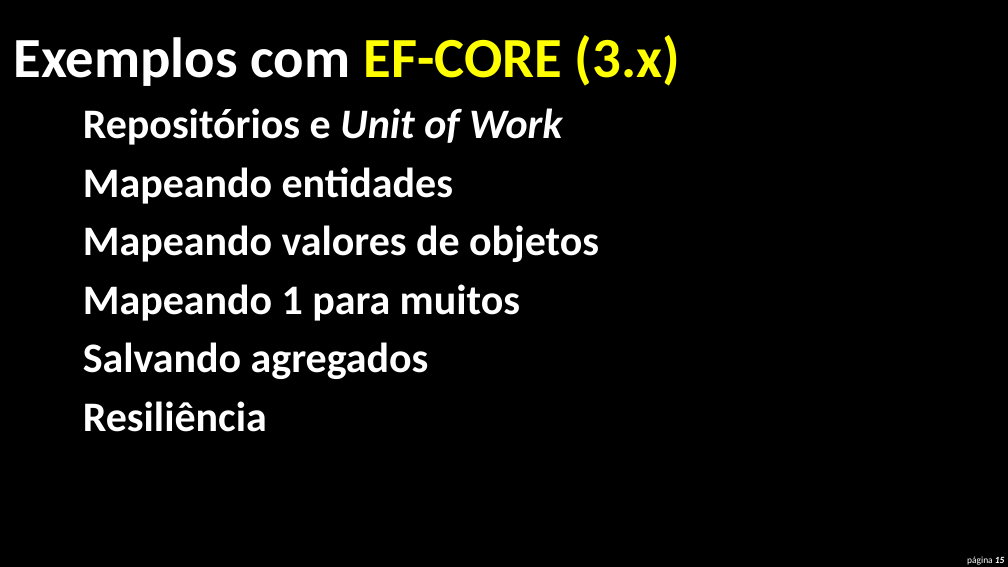
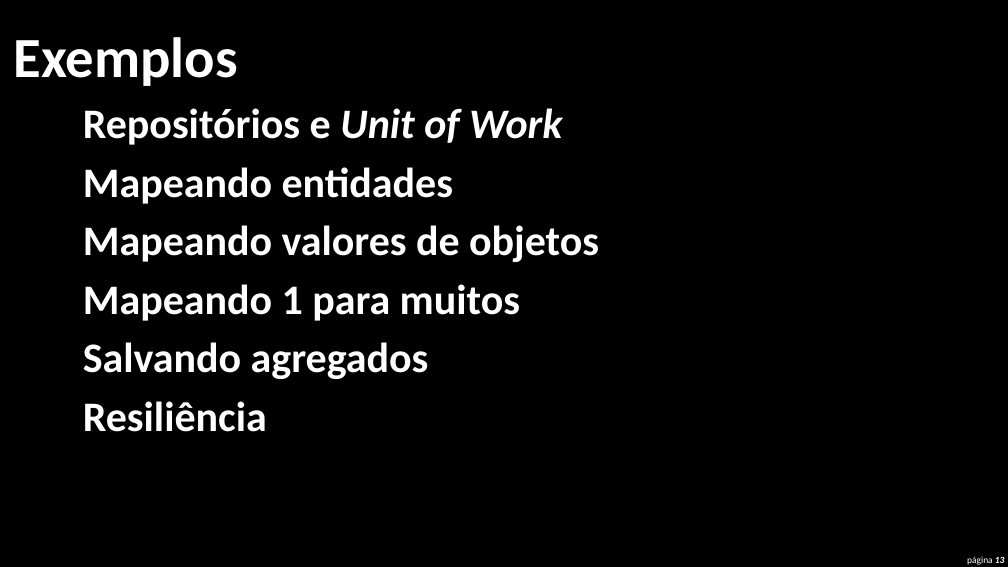
Before and after one commit to RSNUG-ORG/rsnug-6, a slide deck: slide 13 of RSNUG6.pptx (slide 15 before the commit). Drawn at 1008x567 pixels with LibreOffice and Linux fonts; fonts in the diff are those of the drawing. Boxes give left, top, right and bottom in pixels: in the first picture for what was removed or moved away, otherwise in the second. Text is boxed around its words. In the diff, an @@ line names an element or a change of style, - is before the commit and + after.

```diff
--- a/RSNUG6.pptx
+++ b/RSNUG6.pptx
@@ text at [13,37,237,86]: text changed; text colour #FFFF00 to #FFFFFF @@
-Exemplos com EF-CORE (3.x)
+Exemplos
@@ page number at [967,556,1005,565]: text changed @@
-página 15
+página 13
```
Also in this commit, not shown: 6 other slides changed, 1 slide added, 2 slides removed, 8 other files.
